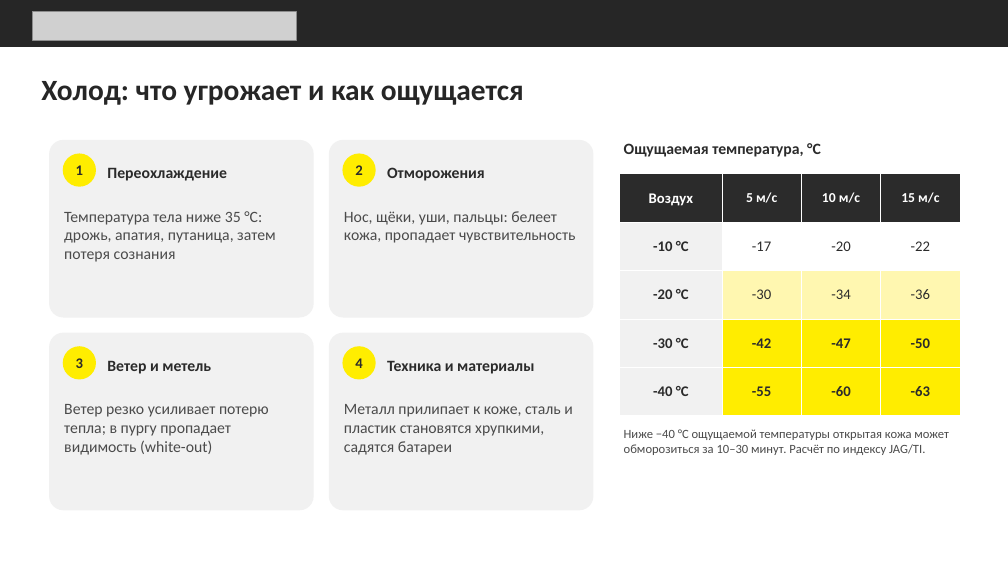
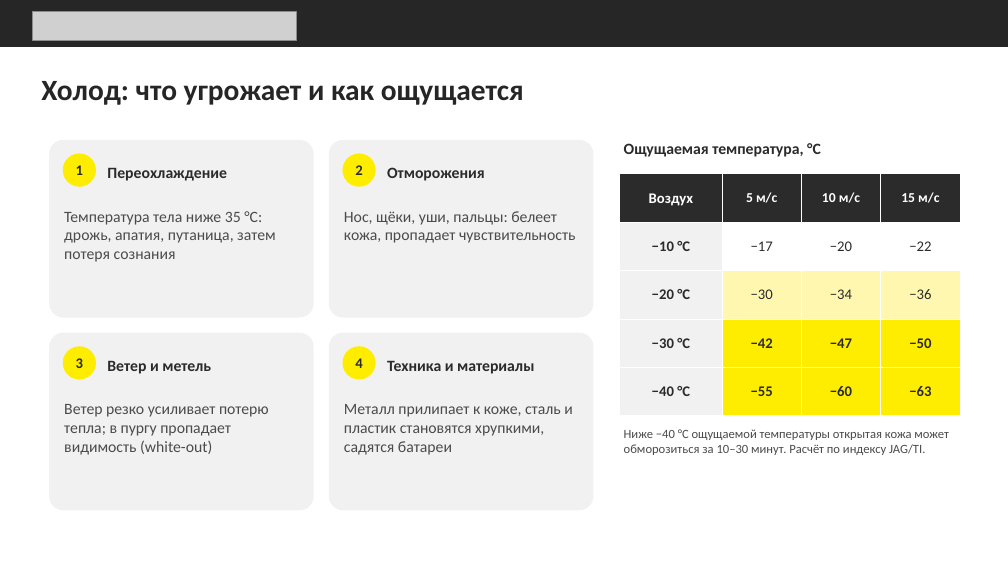
Before and after one commit to Goga288/the-rig, a slide deck: slide 4 of out/Безопасность_на_Крайнем_Севере.pptx. Drawn at 1008x567 pixels with LibreOffice and Linux fonts; fonts in the diff are those of the drawing; grey boxes stand for pictures. Boxes give left, top, right and bottom in pixels: in the first picture for what was removed or moved away, otherwise in the second. Text is boxed around its words. In the diff, an @@ line names an element or a change of style, - is before the commit and + after.

```diff
--- a/out/Безопасность_на_Крайнем_Севере.pptx
+++ b/out/Безопасность_на_Крайнем_Севере.pptx
@@ table at [620, 174, 960, 416] @@
-row 2: -10 °C | -17 | -20 | -22
+row 2: −10 °C | −17 | −20 | −22
-row 3: -20 °C | -30 | -34 | -36
+row 3: −20 °C | −30 | −34 | −36
-row 4: -30 °C | -42 | -47 | -50
+row 4: −30 °C | −42 | −47 | −50
-row 5: -40 °C | -55 | -60 | -63
+row 5: −40 °C | −55 | −60 | −63
```
Also in this commit, not shown: 3 other slides changed.
